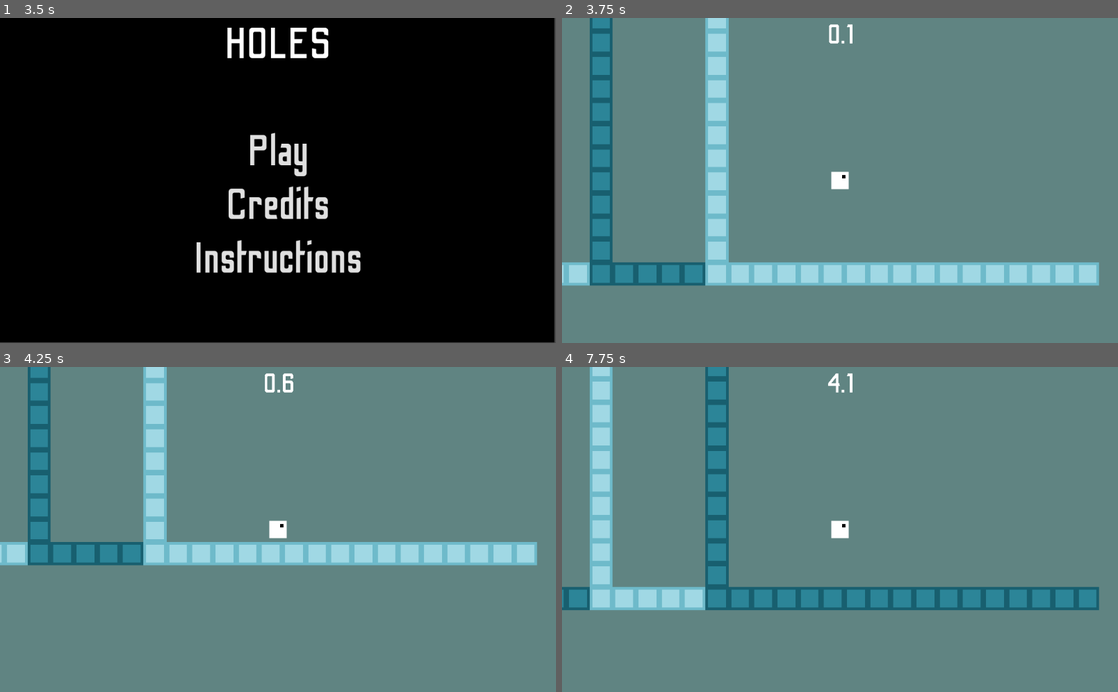
Above: before the commit, frames 1-4 (two rows, left to right).
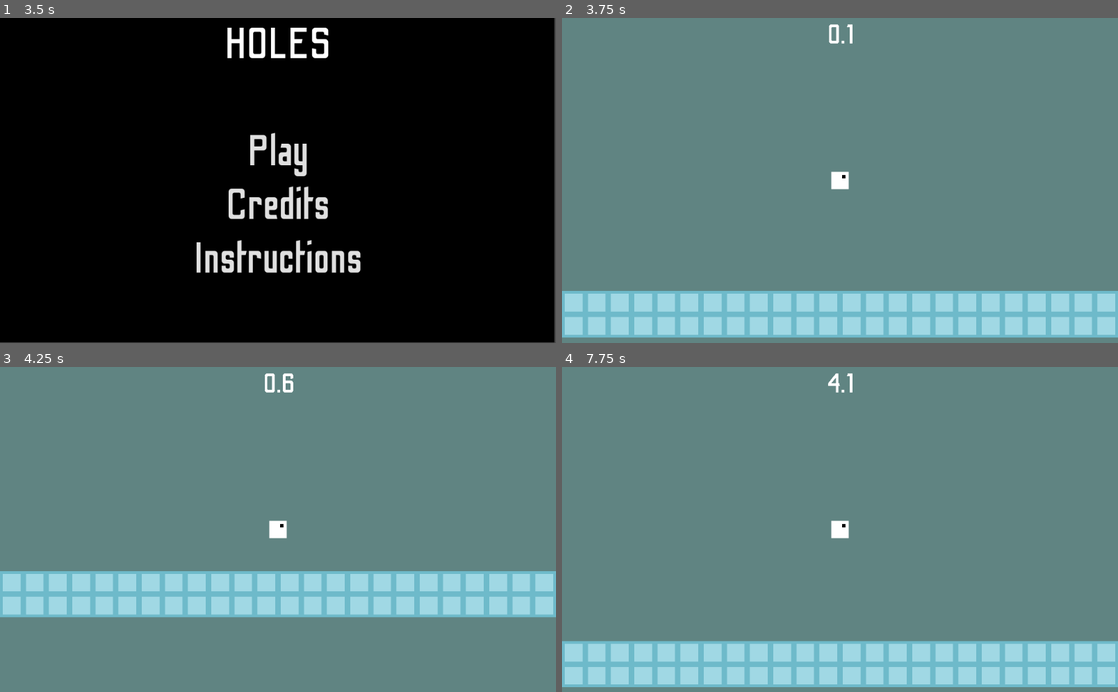
Above: after the commit, the same moments.

Repository: jonot-cyber/brackeys-game-jam-game-that-i-am-doing
Game: Godot game, scene res://Scenes/UI.tscn
The game is run twice, just before and just after one commit, with the same random seed, the same clock (stepped at 60 frames per second) and the same inputs.
Inputs (mouse positions are in pixels of both pictures, inside the frame that each line leads up to):
- Up to frame 1 (3.5 s): click "Credits" at 0.5 s; click "Back" at 1.25 s; click "Instructions" at 2 s; click "Back" at 2.75 s
- Up to frame 2 (3.75 s): click "Play" at 3.5 s
- Up to frame 3 (4.25 s): no input
- Up to frame 4 (7.75 s): tap Enter at 4.25 s; move the mouse to (962, 513) at 4.27 s; click (962, 513) at 4.42 s; tap Space at 4.52, 7.52 s; drag from (728, 545) to (812, 594) at 5.02 s; move the mouse to (895, 458) at 5.77 s; click (895, 458) at 5.92 s; drag from (812, 594) to (673, 480) at 6.52 s; move the mouse to (1006, 578) at 7.27 s; click (1006, 578) at 7.42 s

Frame 1 is identical in both runs. In frame 2, 27% of the frame differs, in the area x 0-100%, y 0-99%; in frame 3, 26%; in frame 4, 27%.

Commit message:
end game text

Diff:
--- a/Scenes/Game.tscn
+++ b/Scenes/Game.tscn
@@ -96,7 +96,6 @@
 [node name="Player" parent="." instance=ExtResource( 4 )]
 
 [node name="Spawn" type="Position2D" parent="."]
-position = Vector2( 36072.1, 543.8 )
 
 [node name="EndPoint" type="Area2D" parent="."]
 position = Vector2( 52603.6, -802.169 )
@@ -130,3 +129,4 @@
 [connection signal="switch" from="Player" to="TileMap" method="update_tiles"]
 [connection signal="switch" from="Player" to="." method="_on_Player_switch"]
 [connection signal="body_entered" from="EndPoint" to="EndPoint" method="_on_EndPoint_body_entered"]
+[connection signal="body_entered" from="EndPoint" to="Player" method="_on_EndPoint_body_entered"]
--- a/Scenes/Objects/Player.tscn
+++ b/Scenes/Objects/Player.tscn
@@ -30,6 +30,10 @@
 font_data = ExtResource( 5 )
 
 [sub_resource type="DynamicFont" id=5]
+size = 150
+font_data = ExtResource( 5 )
+
+[sub_resource type="DynamicFont" id=6]
 size = 150
 font_data = ExtResource( 5 )
 
@@ -137,6 +141,18 @@
 [node name="Second" type="Timer" parent="Time"]
 wait_time = 0.1
 autostart = true
+
+[node name="Win" type="Label" parent="."]
+visible = false
+margin_left = -253.917
+margin_top = -344.018
+margin_right = 276.083
+margin_bottom = -177.018
+custom_fonts/font = SubResource( 6 )
+text = "YOU WON!"
+__meta__ = {
+"_edit_use_anchors_": false
+}
 [connection signal="timeout" from="Respawn" to="." method="_on_Respawn_timeout"]
 [connection signal="timeout" from="Label/TextFade" to="Label" method="_on_TextFade_timeout"]
 [connection signal="timeout" from="Time/Second" to="Time" method="_on_Second_timeout"]
--- a/Scripts/PlayerController.gd
+++ b/Scripts/PlayerController.gd
@@ -108,3 +108,7 @@
 func _on_checkpoint():
 	checkpoint.play()
 	get_node("Label")._on_checkpoint()
+
+
+func _on_EndPoint_body_entered(body):
+	$Win.visible = true
Not shown: 1 places in Scenes/Objects/Player.tscn that only renumber resources
Not shown, changed: export_presets.cfg
